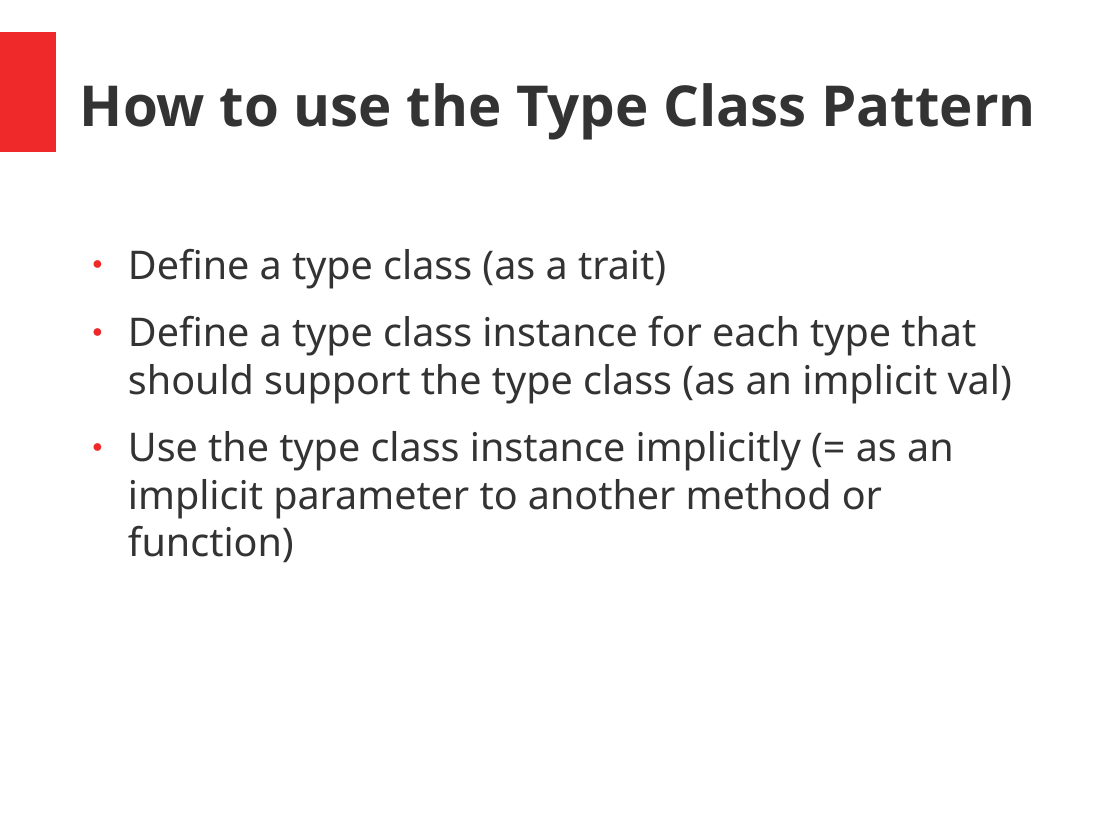
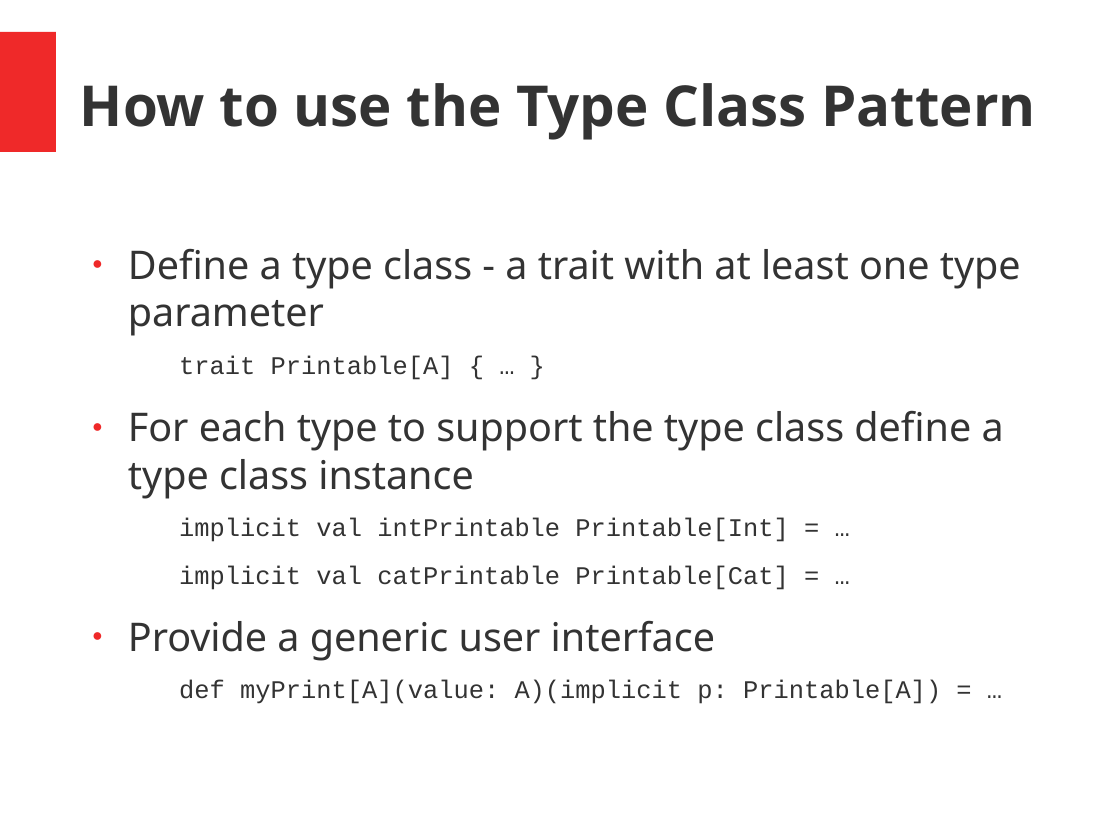
Before and after one commit to hermannhueck/typeclasses, a slide deck: slide 5 of Slides/TypeClasses.pptx. Drawn at 1120x840 pixels with LibreOffice and Linux fonts; fonts in the diff are those of the drawing. Boxes give left, top, right and bottom in pixels: in the first picture for what was removed or moved away, otherwise in the second. Text is boxed around its words. In the diff, an @@ line names an element or a change of style, - is before the commit and + after.

```diff
--- a/Slides/TypeClasses.pptx
+++ b/Slides/TypeClasses.pptx
@@ text at [128, 249, 1021, 704]: text changed; size 28 to 18 pt; font Noto Sans to Courier New @@
-● Define a type class (as a trait)
-● Define a type class instance for each type that should support the type class (as an implicit val)
-● Use the type class instance implicitly (= as an implicit parameter to another method or function)
+● Define a type class - a trait with at least one type parameter
+  trait Printable[A] { … }
+● For each type to support the type class define a type class instance
+  implicit val intPrintable Printable[Int] = …
+  implicit val catPrintable Printable[Cat] = …
+● Provide a generic user interface
+  def myPrint[A](value: A)(implicit p: Printable[A]) = …
```
Also in this commit, not shown: 18 other slides changed, 1 other file.
